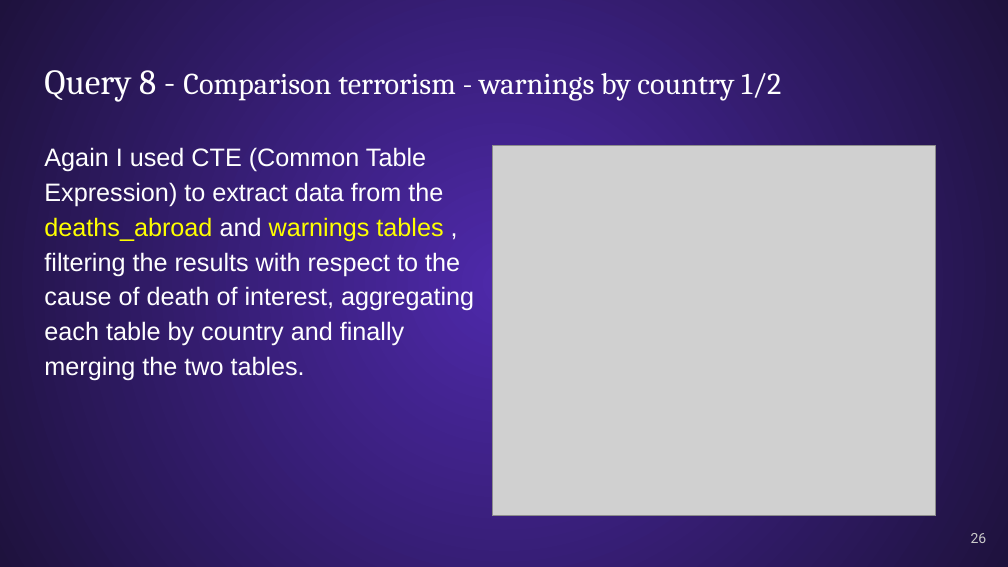
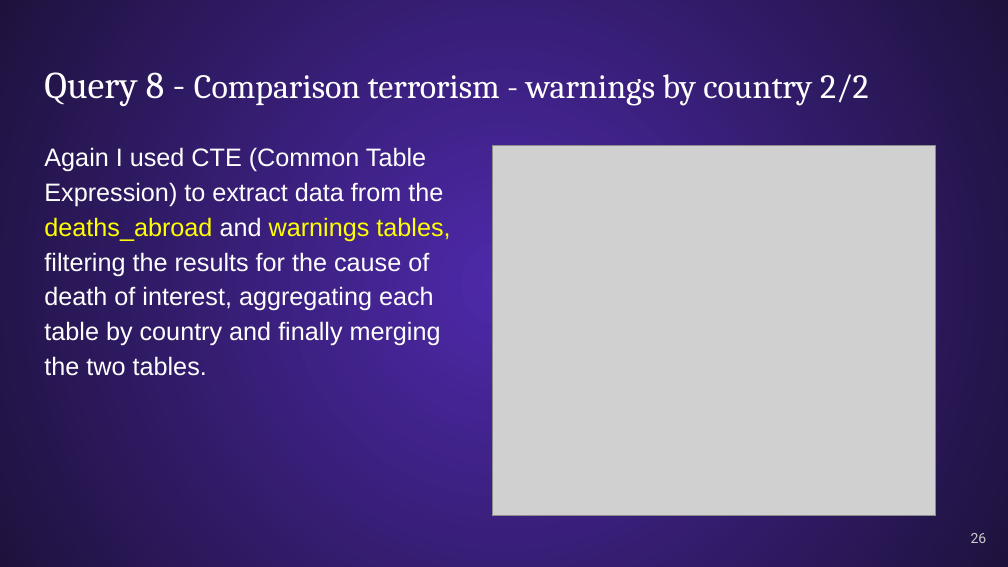
Before and after one commit to mrmirkorossi/SQL, a slide deck: slide 26 of Project SQL - Presentation v3 ENG.pptx. Drawn at 1008x567 pixels with LibreOffice and Linux fonts; fonts in the diff are those of the drawing; grey boxes stand for pictures. Boxes give left, top, right and bottom in pixels: in the first picture for what was removed or moved away, otherwise in the second. Text is boxed around its words. In the diff, an @@ line names an element or a change of style, - is before the commit and + after.

```diff
--- a/Project SQL - Presentation v3 ENG.pptx
+++ b/Project SQL - Presentation v3 ENG.pptx
@@ title at box(44, 72, 869, 106): text changed; size 21.6 to 24.3 pt @@
-Query 8 - Comparison terrorism - warnings by country 1/2
+Query 8 - Comparison terrorism - warnings by country 2/2
@@ text at box(44, 147, 450, 376): text changed @@
-Again I used CTE (Common Table Expression) to extract data from the deaths_abroad and warnings tables , filtering the results with respect to the cause of death of interest, aggregating each table by country and finally merging the two tables.
+Again I used CTE (Common Table Expression) to extract data from the deaths_abroad and warnings tables, filtering the results for the cause of death of interest, aggregating each table by country and finally merging the two tables.
```
Also in this commit, not shown: 19 other slides changed.
